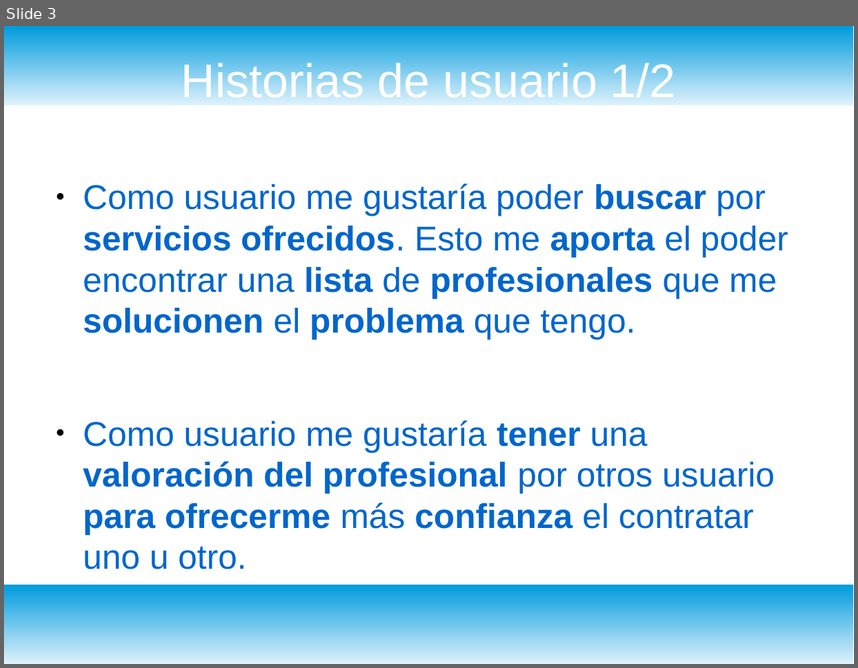
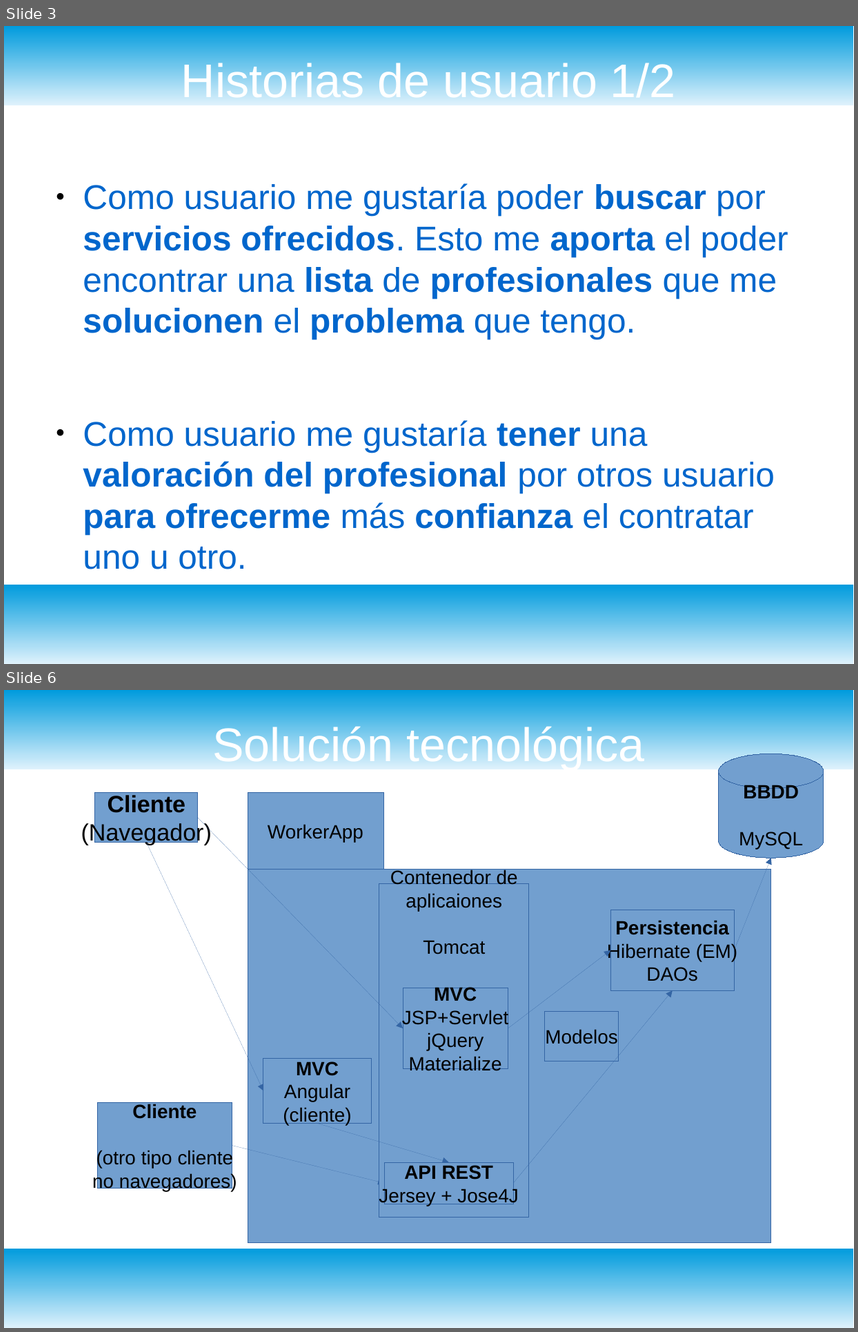
Before and after one commit to bugtamer/WorkerApp2, a slide deck: doc/presentación.odp. Shown one above the other, each under a label of ours: slide 3 before the commit, slides 3 and 6 after it; the slides between them are not shown. The pictures are 858x668 and 858x1332 pixels, drawn with LibreOffice and Linux fonts; fonts in the diff are those of the drawing. Boxes give left, top, right and bottom in pixels: in the first picture for what was removed or moved away, otherwise in the second. Text is boxed around its words. In the diff, an @@ line names an element or a change of style, - is before the commit and + after.

```diff
--- a/doc/presentación.odp
+++ b/doc/presentación.odp
@@ slide 6 added at (4,690,854,1328), background #FFFFFF; not listed: 2 template elements that a slide beside it also shows @@
@@ title added at (212,723,644,769), 44 pt, text #FFFFFF @@
+Solución tecnológica
@@ group added at (95,754,824,1242): 10 rectangles, 7 arrows, 1 cylinder @@
+WorkerApp
+Cliente
+(Navegador)
+BBDD
+MySQL
+Cliente
+(otro tipo cliente
+no navegadores)
+Persistencia
+Hibernate (EM)
+DAOs
+MVC
+Angular
+(cliente)
+Modelos
+Contenedor de
+aplicaiones
+Tomcat
+MVC
+JSP+Servlet
+jQuery
+Materialize
+API REST
+Jersey + Jose4J
```
Also in this commit, not shown: 2 slides changed, 6 other slides added, 18 other files.
